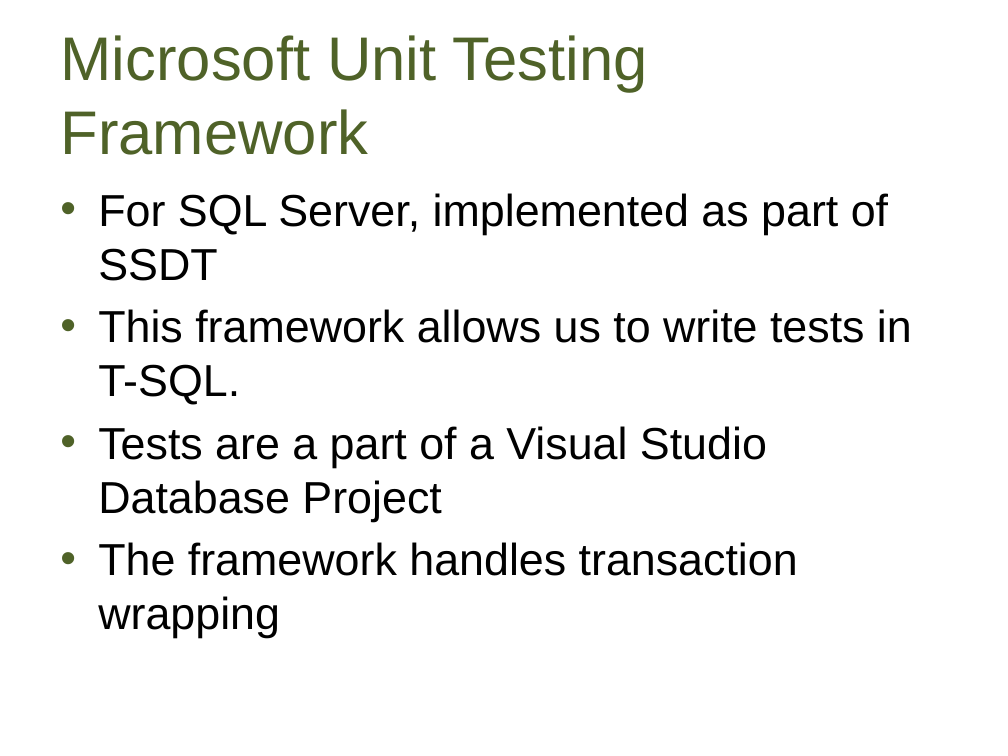
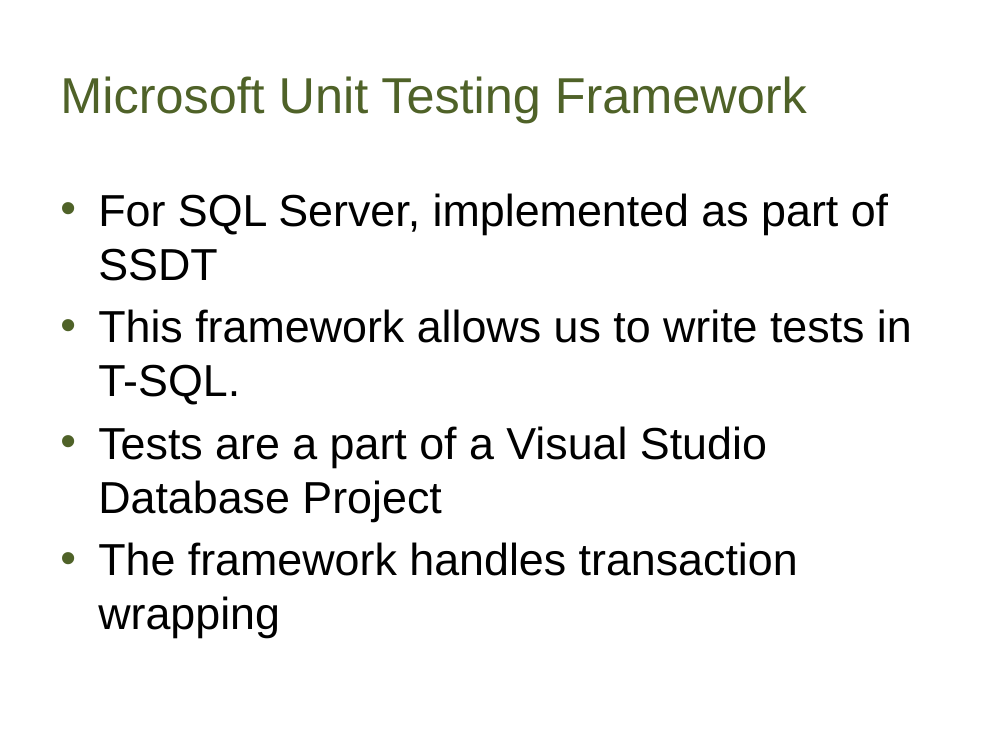
Before and after one commit to way0utwest/UnitTestingTSQL, a slide deck: slide 17 of UnitTestingTSQL.pptx. Drawn at 1008x756 pixels with LibreOffice and Linux fonts; fonts in the diff are those of the drawing; background and template pictures are left out. Boxes give left, top, right and bottom in pixels: in the first picture for what was removed or moved away, otherwise in the second. Text is boxed around its words. In the diff, an @@ line names an element or a change of style, - is before the commit and + after.

```diff
--- a/UnitTestingTSQL.pptx
+++ b/UnitTestingTSQL.pptx
@@ title "Microsoft Unit Testing Framework" at <box>60,76,807,123</box>: size 44 to 36 pt @@
```
Also in this commit, not shown: 1 other slide changed, 5 slides added, 6 other files.
